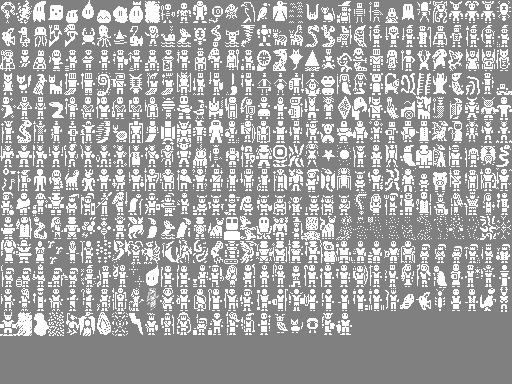
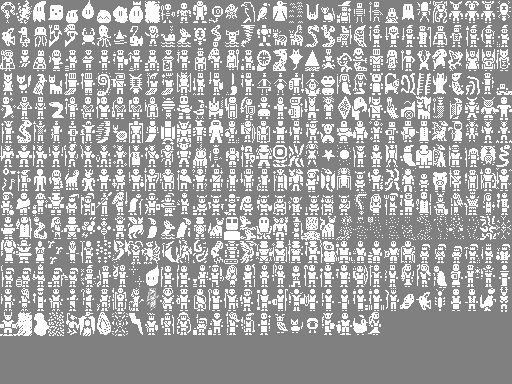
Before/after of a 512px x 384px layered artwork. What changed in the layer stack:
painted on "creature_sprites.png" over [353, 312, 381, 335]
